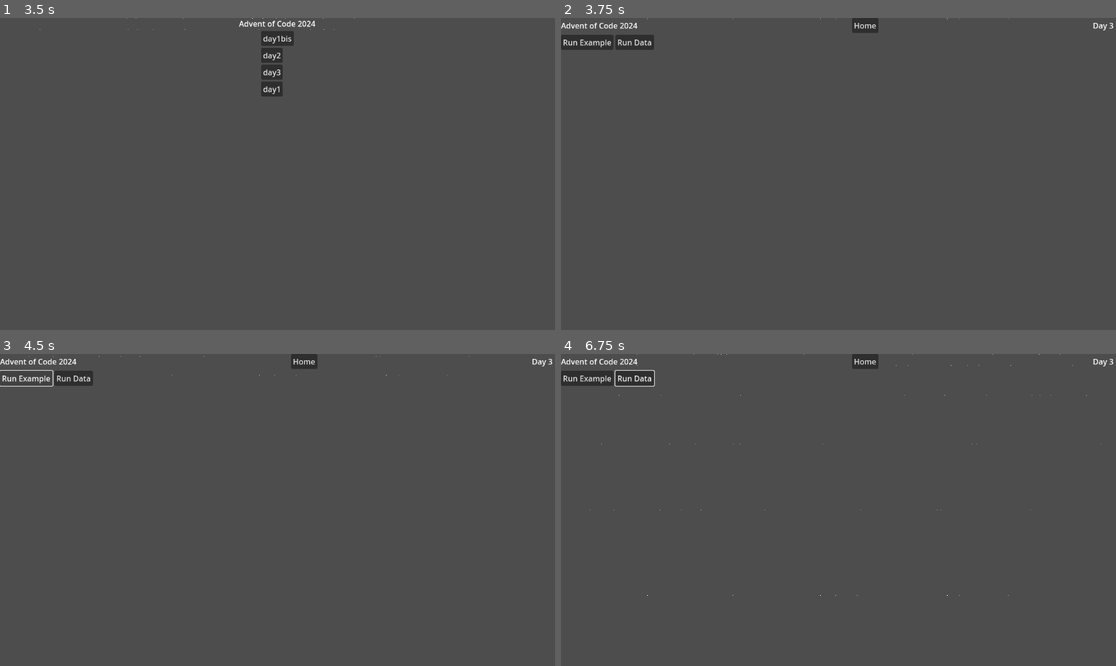
Above: before the commit, frames 1-4 (two rows, left to right).
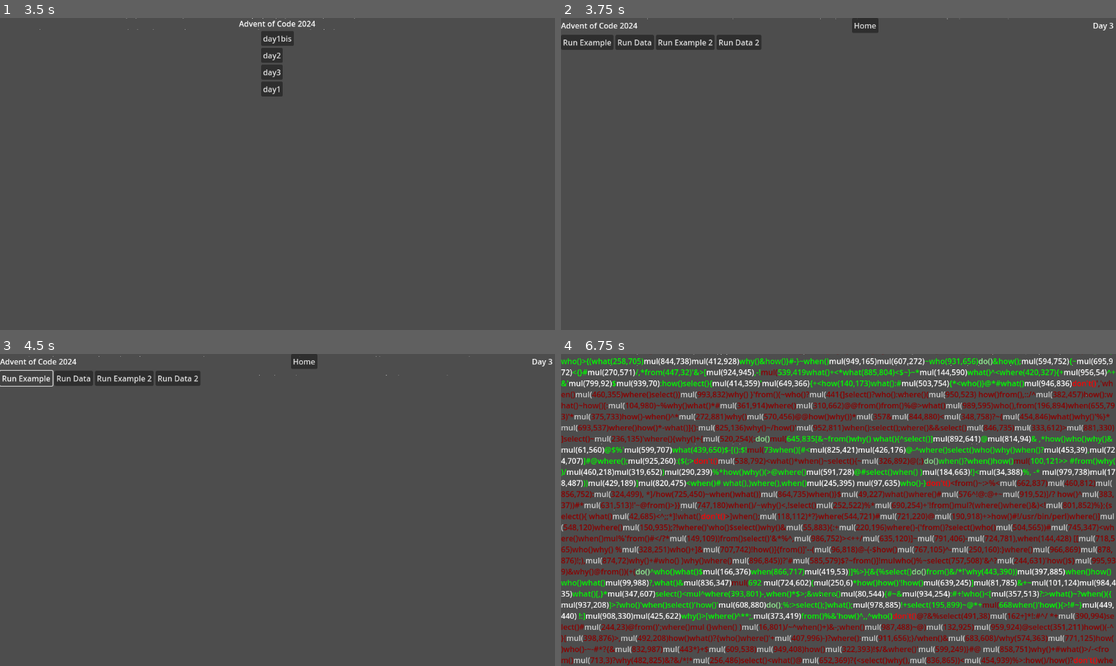
Above: after the commit, the same moments.

Repository: birdypme/adventofcode-2024
Game: Godot game, scene res://scenes/main.tscn
The game is run twice, just before and just after one commit, with the same random seed, the same clock (stepped at 60 frames per second) and the same inputs.
Inputs (mouse positions are in pixels of both pictures, inside the frame that each line leads up to):
- Up to frame 1 (3.5 s): click "day1bis" at 0.5 s; click "Home" at 1.25 s; click "day2" at 2 s; click "Home" at 2.75 s
- Up to frame 2 (3.75 s): click "day3" at 3.5 s
- Up to frame 3 (4.5 s): click "Run Example" at 4.25 s
- Up to frame 4 (6.75 s): click "Run Data" at 5 s; click (683, 378) at 5.75 s, where only the run after the commit has a clickable "Run Example 2"; click (738, 378) at 6.5 s, where only the run after the commit has a clickable "Run Data 2"

Frame 1 is identical in both runs. In frame 2, 0.8% of the frame differs, in the area x 17-37%, y 5-11%; in frame 3, 0.8%; in frame 4, 27%, in the area x 0-100%, y 0-100%.

Commit message:
day 3 star 2

Diff:
--- a/days/day3.gd
+++ b/days/day3.gd
@@ -20,13 +20,98 @@
 
 func process_input(prefix: String='data', suffix: String=''):
     var lines = self.read_input(prefix, suffix)
-    var line_number = 1
     var total = 0
 
-    for line in lines:
-        total += process_line(line)
+    total += process_line(''.join(lines))
     print(total)
     return total
+
+func escape_bbcode(text: String) -> String:
+    return text.replace('[', '[lb]')
+
+
+func process_line_2(line: String) -> int:
+    if not line:
+        return 0
+
+    var length = len(line)
+    var i = 0
+    var mul_active = true
+    var total = 0
+
+    var debug_text = '[color=green]'
+
+    while i < length:
+        if line[i] not in ['d', 'm']:
+            debug_text += escape_bbcode(line[i])
+            i += 1
+            continue
+
+        var sub_line = line.substr(i)
+        if sub_line.begins_with('mul('):
+            i += 4
+            if not mul_active:
+                debug_text += '[color=lightgray]'
+                debug_text += escape_bbcode(line.substr(i-4, 4))
+                debug_text += '[/color]'
+            else:
+                var begin1 = i
+                var end1 = begin1
+                while line[end1].is_valid_int():
+                    end1 += 1
+                var has_comma = line[end1] == ','
+                var begin2 = end1 + 1
+                var end2 = begin2
+                while line[end2].is_valid_int():
+                    end2 += 1
+                var has_closing = line[end2] == ')'
+                if end1 > begin1 and end1 < begin1 + 4 and end2 > begin2 and end2 < begin2 + 4 and has_comma and has_closing:
+                    var a = int(line.substr(begin1, end1-begin1))
+                    var b = int(line.substr(begin2, end2-begin2))
+                    var m = a * b
+                    total += m
+                    debug_text += '[color=white]'
+                    debug_text += escape_bbcode(line.substr(begin1-4, end2+1-begin1+4))
+                    debug_text += '[/color]'
+                    i = end2+1
+                else:
+                    debug_text += '[color=darkred]'
+                    debug_text += escape_bbcode(line.substr(begin1-4, 4))
+                    debug_text += '[/color]'
+        elif sub_line.begins_with('do()'):
+            mul_active = true
+            debug_text += '[/color]'
+            debug_text += '[color=lightgreen]'
+            debug_text += escape_bbcode(line.substr(i, 4))
+            debug_text += '[/color]'
+            debug_text += '[color=green]'
+            i += 4
+        elif sub_line.begins_with('don\'t()'):
+            mul_active = false
+            debug_text += '[/color]'
+            debug_text += '[color=red]'
+            debug_text += escape_bbcode(line.substr(i, 7))
+            debug_text += '[/color]'
+            debug_text += '[color=darkred]'
+            i += 7
+        else:
+            debug_text += escape_bbcode(line[i])
+            i += 1
+
+    debug_text += '[/color]'
+    find_child('Debug').text = debug_text
+    return total
+
+
+func process_input_2(prefix: String='data', suffix: String=''):
+    var lines = self.read_input(prefix, suffix)
+    var total = 0
+
+    total += process_line_2(''.join(lines))
+    print(total)
+    # 107307267 is too high
+    return total
+
 
 # Called when the node enters the scene tree for the first time.
 func _ready() -> void:
@@ -42,3 +127,6 @@
 
 func _on_run_pressed(prefix: String='data', suffix: String='') -> void:
     process_input(prefix, suffix)
+
+func _on_run_2_pressed(prefix: String='data', suffix: String='') -> void:
+    process_input_2(prefix, suffix)
--- a/days/day3.tscn
+++ b/days/day3.tscn
@@ -19,5 +19,22 @@
 text = "Run Data
 "
 
+[node name="Run Example2" type="Button" parent="CanvasLayer/MarginContainer/VBoxContainer/HBoxContainer2" index="2"]
+layout_mode = 2
+text = "Run Example 2
+"
+
+[node name="Run Data2" type="Button" parent="CanvasLayer/MarginContainer/VBoxContainer/HBoxContainer2" index="3"]
+layout_mode = 2
+text = "Run Data 2"
+
+[node name="Debug" type="RichTextLabel" parent="CanvasLayer/MarginContainer/VBoxContainer" index="2"]
+layout_mode = 2
+bbcode_enabled = true
+fit_content = true
+autowrap_mode = 1
+
 [connection signal="pressed" from="CanvasLayer/MarginContainer/VBoxContainer/HBoxContainer2/Run Example" to="." method="_on_run_pressed" binds= ["example"]]
 [connection signal="pressed" from="CanvasLayer/MarginContainer/VBoxContainer/HBoxContainer2/Run Data" to="." method="_on_run_pressed" binds= ["data"]]
+[connection signal="pressed" from="CanvasLayer/MarginContainer/VBoxContainer/HBoxContainer2/Run Example2" to="." method="_on_run_2_pressed" binds= ["example"]]
+[connection signal="pressed" from="CanvasLayer/MarginContainer/VBoxContainer/HBoxContainer2/Run Data2" to="." method="_on_run_2_pressed" binds= ["data"]]
Not shown, changed: data/example_2.txt
Not shown, changed: data/example_3.txt
